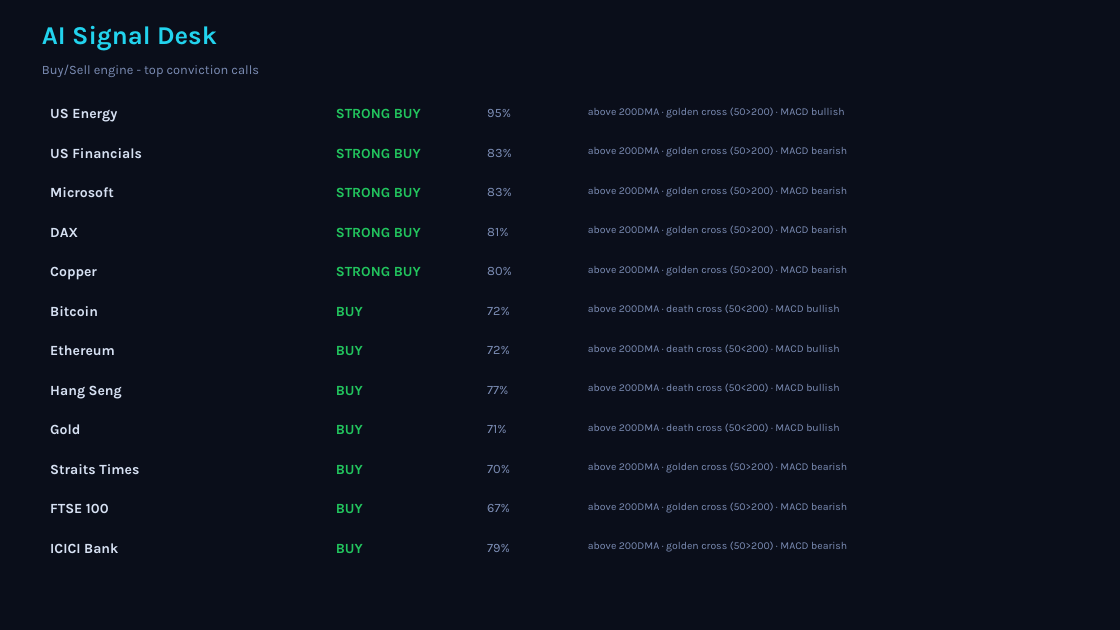
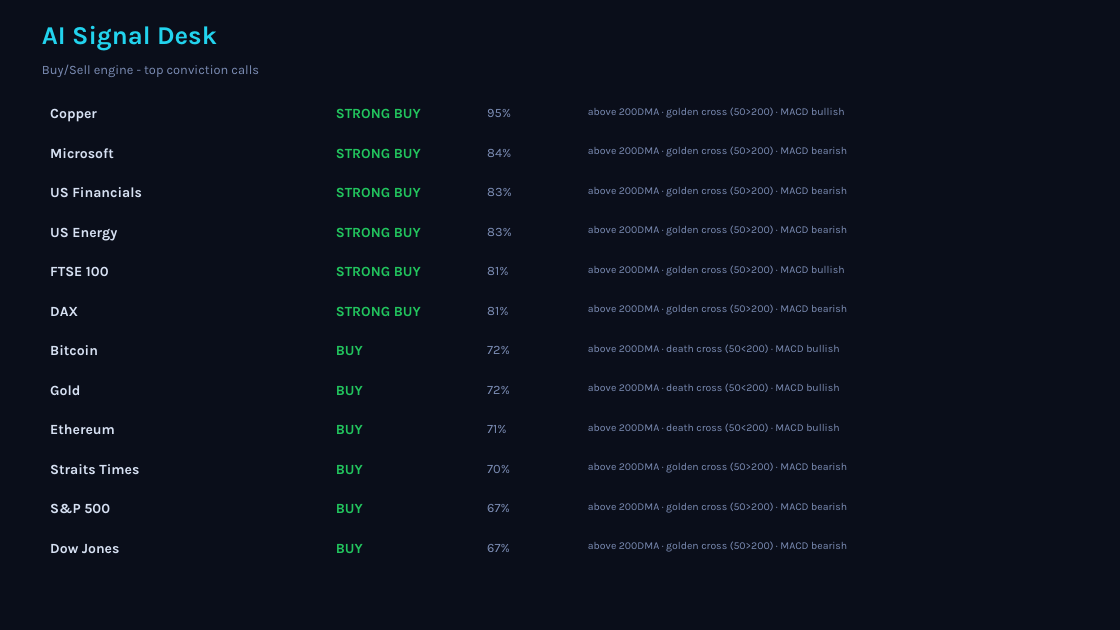
Before and after one commit to Pravkum23/pmr-terminal, a slide deck: slide 4 of docs/pmr_daily.pptx. Drawn at 1120x630 pixels with LibreOffice and Linux fonts; fonts in the diff are those of the drawing. Boxes give left, top, right and bottom in pixels: in the first picture for what was removed or moved away, otherwise in the second. Text is boxed around its words. In the diff, an @@ line names an element or a change of style, - is before the commit and + after.

```diff
--- a/docs/pmr_daily.pptx
+++ b/docs/pmr_daily.pptx
@@ text at (50, 108, 97, 122): text changed @@
-US Energy
+Copper
@@ text "Microsoft": place and size @@
-text "Microsoft" at (50, 187, 114, 197)
+text "Microsoft" at (50, 148, 114, 158)
@@ text added at (487, 149, 511, 157), 11 pt, text #7C8DB5 @@
+84%
@@ text added at (50, 227, 117, 241), 12 pt, text #D7E1F3, bold @@
+US Energy
@@ text at (50, 266, 109, 276): text changed @@
-Copper
+FTSE 100
@@ 3 texts: place and size @@
-3 texts at (50, 148, 508, 316)
+3 texts at (50, 187, 508, 355)
@@ text removed at (487, 267, 512, 275) @@
-80%
@@ text at (588, 265, 844, 276): text changed @@
-above 200DMA · golden cross (50>200) · MACD bearish
+above 200DMA · golden cross (50>200) · MACD bullish
@@ text at (336, 307, 421, 316): text changed @@
-BUY
+STRONG BUY
@@ text added at (487, 307, 508, 315), 11 pt, text #7C8DB5 @@
+81%
@@ text at (588, 304, 847, 315): text changed @@
-above 200DMA · death cross (50<200) · MACD bullish
+above 200DMA · golden cross (50>200) · MACD bearish
@@ text "Gold": place and size @@
-text "Gold" at (50, 424, 80, 434)
+text "Gold" at (50, 385, 80, 395)
@@ text removed at (50, 385, 122, 399) @@
-Hang Seng
@@ text removed at (487, 386, 508, 394) @@
-77%
@@ 4 texts: place and size @@
-4 texts at (50, 149, 512, 355)
+4 texts at (50, 228, 512, 434)
@@ text at (50, 503, 110, 513): text changed @@
-FTSE 100
+S&P 500
@@ text at (50, 544, 120, 553): text changed @@
-ICICI Bank
+Dow Jones
@@ text at (487, 544, 510, 552): text changed @@
-79%
+67%
```
Also in this commit, not shown: 3 other slides changed, 2 other files.
